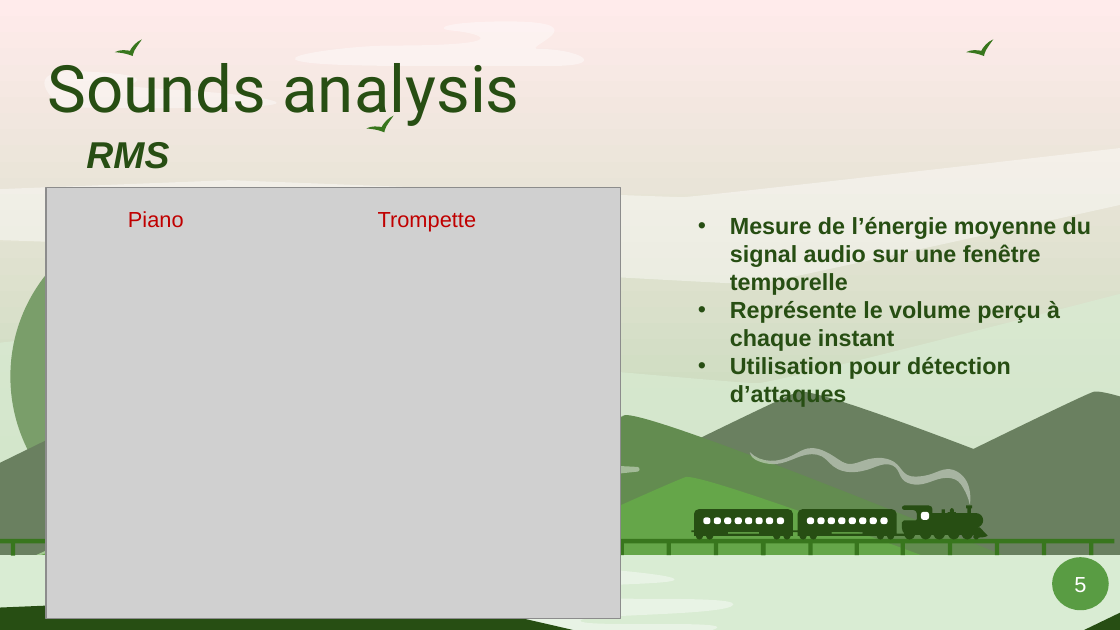
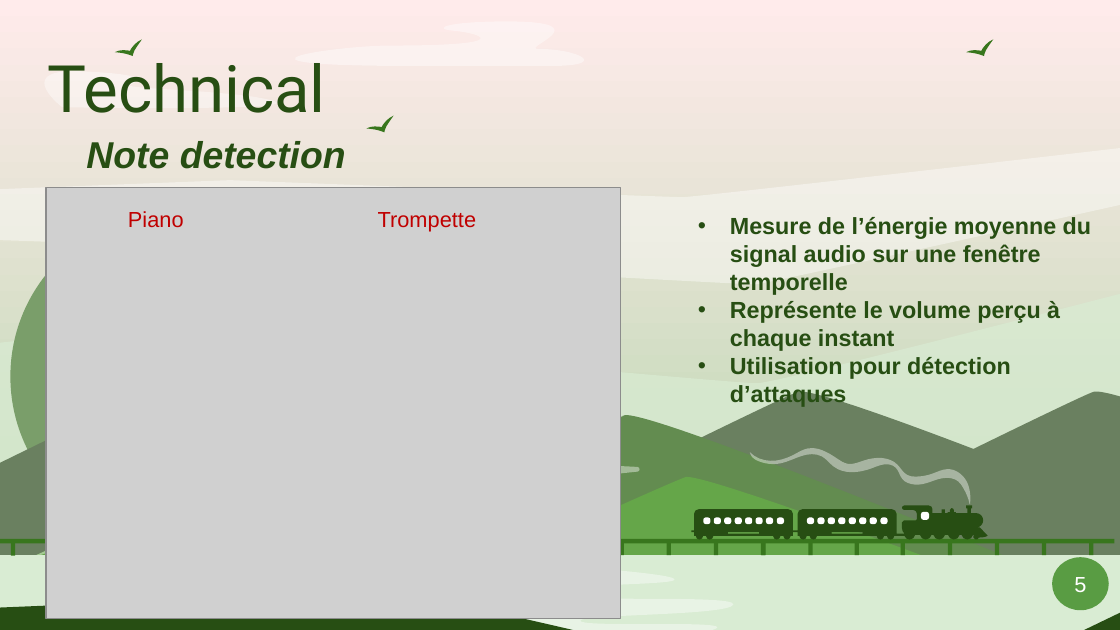
Before and after one commit to Smoother19/MusicAnimation, a slide deck: slide 4 of docs/presentation/PresFinal.pptx (slide 5 before the commit). Drawn at 1120x630 pixels with LibreOffice and Linux fonts; fonts in the diff are those of the drawing; grey boxes stand for pictures. Boxes give left, top, right and bottom in pixels: in the first picture for what was removed or moved away, otherwise in the second. Text is boxed around its words. In the diff, an @@ line names an element or a change of style, - is before the commit and + after.

```diff
--- a/docs/presentation/PresFinal.pptx
+++ b/docs/presentation/PresFinal.pptx
@@ title at [48, 52, 326, 113]: text changed @@
-Sounds analysis
+Technical
@@ text at [86, 141, 346, 169]: text changed @@
-RMS
+Note detection
```
Also in this commit, not shown: 9 other slides changed, 5 slides added, 7 slides removed.
